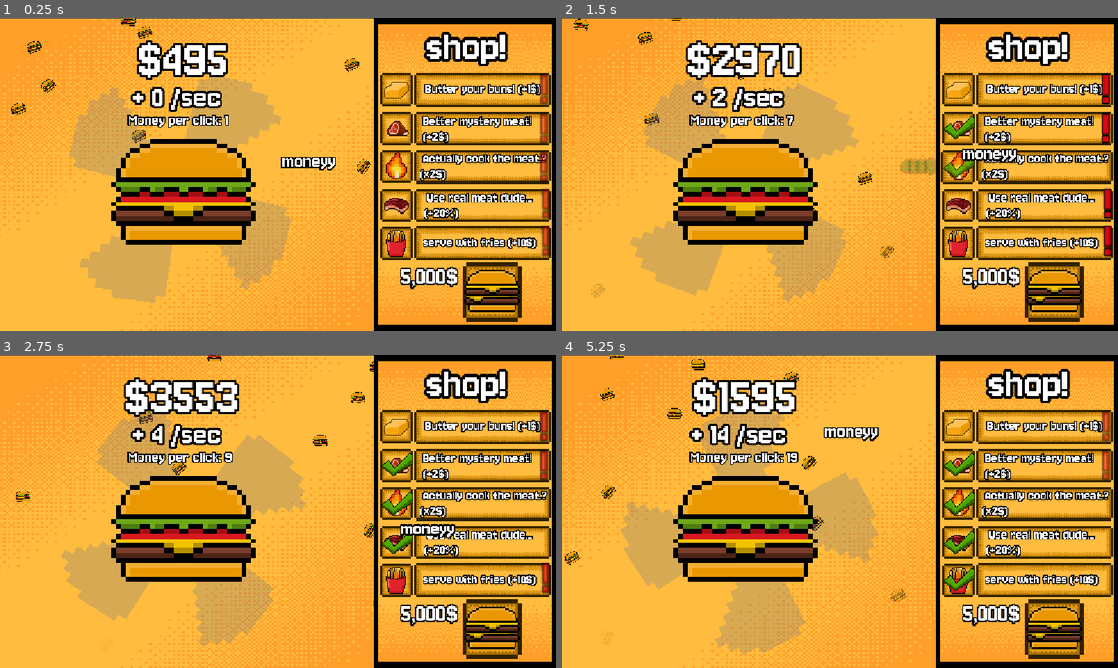
Above: before the commit, frames 1-4 (two rows, left to right).
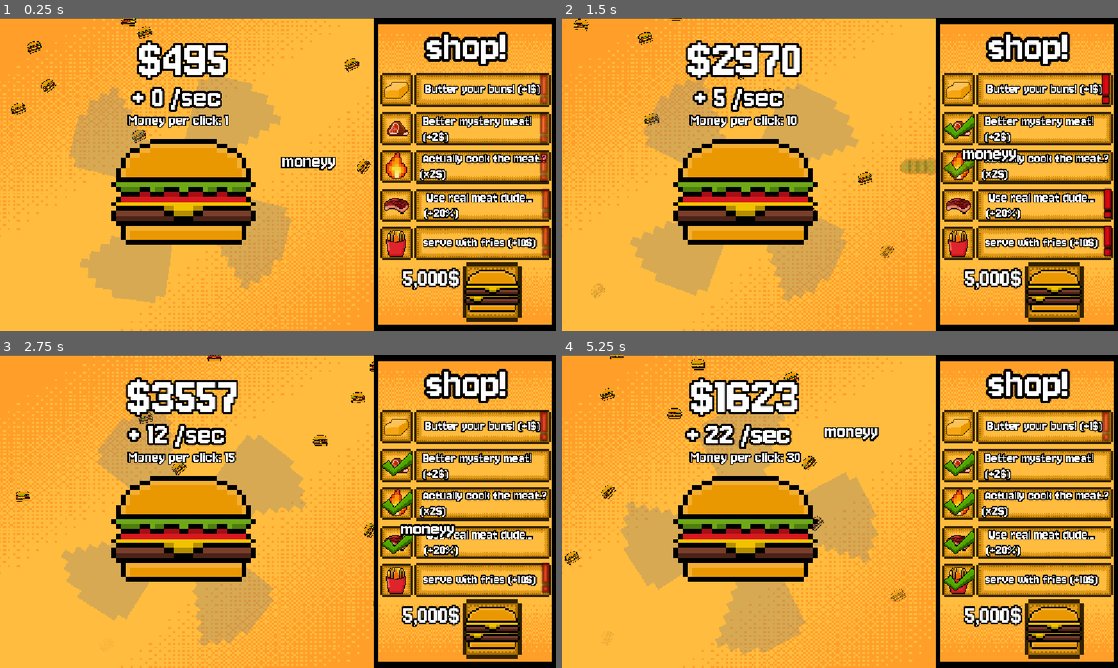
Above: after the commit, the same moments.

Repository: youswiftlmao/clicker_game
Game: Godot game, scene res://game.tscn
Same seed, same stepped clock (60 frames per second), same inputs: the game is played once before the commit and once after it. The project has no main scene, so this scene is started directly.
Inputs (mouse positions are in pixels of both pictures, inside the frame that each line leads up to):
- Up to frame 1 (0.25 s): no input
- Up to frame 2 (1.5 s): click (956, 127) at 0.5 s; click (956, 165) at 1.25 s
- Up to frame 3 (2.75 s): click (394, 542) at 2 s
- Up to frame 4 (5.25 s): click (956, 580) at 2.75 s; click "5,000$" at 3.5 s; tap Enter at 4.25 s; move the mouse to (778, 458) at 4.27 s; hold Right 4.28-5.03 s; tap Alt at 4.35 s; move the mouse to (823, 445) at 5.02 s; hold Down from 5.03 s (still down); tap Shift at 5.1 s

The runs differ from the first frame. In frame 1, 0.5% of the frame differs, in the area x 72-83%, y 79-87%; in frame 2, 1.0%; in frame 3, 2.2%; in frame 4, 2.4%, in the area x 22-99%, y 7-87%.

Commit message:
working on cheese burger upgrades and descripttion removed animations bugs and mouse filter bugs that stayed thru rennovations aka upgrades workibng on a click and money per that click indicator on top of the mouse fixed nd debugged wakatime angain and also my code yay :D

Diff:
--- a/game.tscn
+++ b/game.tscn
@@ -1046,6 +1046,42 @@
 &"fadin": SubResource("Animation_cfc7e")
 }
 
+[sub_resource type="Animation" id="Animation_2tki7"]
+length = 0.001
+tracks/0/type = "value"
+tracks/0/imported = false
+tracks/0/enabled = true
+tracks/0/path = NodePath(".:self_modulate")
+tracks/0/interp = 1
+tracks/0/loop_wrap = true
+tracks/0/keys = {
+"times": PackedFloat32Array(0),
+"transitions": PackedFloat32Array(1),
+"update": 0,
+"values": [Color(1, 1, 1, 1)]
+}
+
+[sub_resource type="Animation" id="Animation_ib7ph"]
+resource_name = "click"
+tracks/0/type = "value"
+tracks/0/imported = false
+tracks/0/enabled = true
+tracks/0/path = NodePath(".:self_modulate")
+tracks/0/interp = 1
+tracks/0/loop_wrap = true
+tracks/0/keys = {
+"times": PackedFloat32Array(0),
+"transitions": PackedFloat32Array(1),
+"update": 0,
+"values": [Color(1, 1, 1, 0)]
+}
+
+[sub_resource type="AnimationLibrary" id="AnimationLibrary_vuohh"]
+_data = {
+&"RESET": SubResource("Animation_2tki7"),
+&"click": SubResource("Animation_ib7ph")
+}
+
 [sub_resource type="Animation" id="Animation_m28ev"]
 resource_name = "new_animation"
 length = 15.0
@@ -1759,15 +1795,16 @@
 
 [node name="RichTextLabel" type="RichTextLabel" parent="CanvasLayer/UPGRDCHEZ" unique_id=1413445538]
 layout_mode = 0
-offset_left = -36.28675
-offset_top = -0.12824857
-offset_right = 123.81951
-offset_bottom = 73.73143
+offset_left = -79.468834
+offset_top = 0.6521505
+offset_right = 259.9113
+offset_bottom = 74.51183
 scale = Vector2(0.23071489, 0.23071489)
 theme_override_constants/outline_size = 12
 theme_override_fonts/normal_font = ExtResource("4_fc0e3")
 theme_override_font_sizes/normal_font_size = 64
 text = " 5,000$"
+horizontal_alignment = 2
 
 [node name="HAMGON" type="AnimationPlayer" parent="CanvasLayer" unique_id=759709668]
 libraries/ = SubResource("AnimationLibrary_cfc7e")
@@ -1784,6 +1821,9 @@
 theme_override_font_sizes/normal_font_size = 160
 text = " moneyy"
 script = ExtResource("7_5b14r")
+
+[node name="AnimationPlayer" type="AnimationPlayer" parent="CanvasLayer/cps" unique_id=840339787]
+libraries/ = SubResource("AnimationLibrary_vuohh")
 
 [node name="loadingscreen" type="Sprite2D" parent="." unique_id=1518520312]
 z_index = 3680
--- a/scripts/game.gd
+++ b/scripts/game.gd
@@ -55,6 +55,7 @@
 	money_per_sec_label.text = "+ " + str(moneypersec) + " /sec"
 
 	#this is the area where upgrade antexture ids are updated
+
 	if chez:
 		$"CanvasLayer/buttered buns".texture_normal = load("res://assets/ketchup.png")
 		$"CanvasLayer/buttered buns/FontArea/RichTextLabel".text = " ketchup for flavourrr"
@@ -64,11 +65,18 @@
  CHEDDA FROM FRANCE"
 		$"CanvasLayer/mystermy meat/FontArea2/150".text = " $1.25k"
 		$"CanvasLayer/cooking meat".texture_normal = load("res://assets/soda.png")
-		$"CanvasLayer/cooking meat/FontArea3/RichTextLabel2".text = " serve with soda"
-		$"CanvasLayer/cooking meat/FontArea3/400".text = "placeholder"
+
+		$"CanvasLayer/cooking meat/FontArea3/RichTextLabel2".text = " Pespi or coco cola?
+		hmmm.."
+		$"CanvasLayer/cooking meat/FontArea3/400".text = "$2.50k"
 		$"CanvasLayer/use real meat".texture_normal = load("res://assets/shipblocked.png")
+
+		$"CanvasLayer/use real meat/FontArea4/RichTextLabel3".text = " Political tensions (gulp) "
+		$"CanvasLayer/use real meat/FontArea4/900".text = "$7.00k"
 		$"CanvasLayer/serv w_ fried".texture_normal = load("res://assets/locLLysourcedmeatsmh.png")
+		$"CanvasLayer/serv w_ fried/FontArea5/2000".text = "$20,000"
 		$CanvasLayer/UPGRDCHEZ.texture_normal = load("res://assets/bigmacc.png")
+		$CanvasLayer/UPGRDCHEZ/RichTextLabel.text = "$70,000"
 		if money >= 500  and !bought1:
 			$CanvasLayer/BUY1/AnimationPlayer.play("fade")
 		else :
@@ -78,15 +86,19 @@
 			$CanvasLayer/BUY2/AnimationPlayer.play("fade")
 		else:
 			$CanvasLayer/BUY2/AnimationPlayer.stop()
+		if money >= 2500 and !bought3:
+			$CanvasLayer/BUY3/AnimationPlayer.play("fade")
+		else:
+			$CanvasLayer/BUY3/AnimationPlayer.stop()
 
 
 	if ham:
-		if money >= 50  :
+		if money >= 50  and !bought1 :
 			$CanvasLayer/BUY1/AnimationPlayer.play("fade")
 		else :
 			$CanvasLayer/BUY1/AnimationPlayer.stop()
 
-		if money >= 150 :
+		if money >= 150 and  !bought2 :
 			$CanvasLayer/BUY2/AnimationPlayer.play("fade")
 		else:
 			$CanvasLayer/BUY2/AnimationPlayer.stop()
@@ -144,8 +156,8 @@
 func _on_mystermy_meat_pressed() -> void:
 	if money >= 150 and ham:
 		money -= 150
-		moneyperclick += 2
-		moneypersec += 1
+		moneyperclick += 4
+		moneypersec += 2
 		$"CanvasLayer/mystermy meat/AnimationPlayer".play("pressed")
 		$CanvasLayer/Done2/AnimationPlayer.play("DONE")
 		$"CanvasLayer/mystermy meat".mouse_filter = Control.MOUSE_FILTER_IGNORE
@@ -163,29 +175,44 @@
 func _on_cooking_meat_pressed() -> void:
 	if money >= 400 and ham:
 		money -= 400
-		moneyperclick += 4
-		moneypersec += 1
+		moneyperclick += 5
+		moneypersec += 3
 		$"CanvasLayer/cooking meat/AnimationPlayer".play("pressed")
 		$CanvasLayer/Done3/AnimationPlayer.play("DONE")
 		$"CanvasLayer/cooking meat".mouse_filter = Control.MOUSE_FILTER_IGNORE
 		bought3 = true
 
+	if money >= 2500 and chez:
+		money -= 2500
+		moneyperclick += 10
+		moneypersec += 50
+		$"CanvasLayer/cooking meat/AnimationPlayer".play("pressed")
+		$CanvasLayer/Done3/AnimationPlayer.play("DONE")
+		$"CanvasLayer/cooking meat".mouse_filter = Control.MOUSE_FILTER_IGNORE
+		bought3 = true
 
 func _on_use_real_meat_pressed() -> void:
 	if money >= 900 and ham:
 		money -= 900
-		moneyperclick += 2
-		moneypersec += 2
+		moneyperclick += 5
+		moneypersec += 7
 		$"CanvasLayer/use real meat/AnimationPlayer".play("presed")
 		$CanvasLayer/Done4/AnimationPlayer.play("DONE")
 		$"CanvasLayer/use real meat".mouse_filter = Control.MOUSE_FILTER_IGNORE
 		bought4 = true
-
+	if money >= 7000 and chez:
+		money -= 7000
+		moneyperclick += 50
+		moneypersec += 50
+		$"CanvasLayer/use real meat/AnimationPlayer".play("presed")
+		$CanvasLayer/Done4/AnimationPlayer.play("DONE")
+		$"CanvasLayer/use real meat".mouse_filter = Control.MOUSE_FILTER_IGNORE
+		bought4 = true
 
 func _on_serv_w__fried_pressed() -> void:
 		if money >= 2000 and ham:
 			money -= 2000
-			moneyperclick += 10
+			moneyperclick += 15
 
 			moneypersec += 10
 			$"CanvasLayer/serv w_ fried/AnimationPlayer".play("pesed")
@@ -222,6 +249,18 @@
 		bought3 = false
 		bought4 = false
 		bought5 = false
-
+		$"CanvasLayer/mystermy meat/FontArea2/RichTextLabel".position.x -= 4
 		# ^ fixes layout issue
+		#fixing the issue where done icon appears b4 buying in chez stage
+		$CanvasLayer/Done1/AnimationPlayer.play("RESET")
+		$CanvasLayer/Done2/AnimationPlayer.play("RESET")
+		$CanvasLayer/Done3/AnimationPlayer.play("RESET")
+		$CanvasLayer/Done4/AnimationPlayer.play("RESET")
+		$CanvasLayer/Done5/AnimationPlayer.play("RESET")
+		#and fixing issue where mouse filter still ignores after rennovation to chez twt..
+		$"CanvasLayer/serv w_ fried".mouse_filter = Control.MOUSE_FILTER_STOP
+		$"CanvasLayer/use real meat".mouse_filter = Control.MOUSE_FILTER_STOP
+		$"CanvasLayer/cooking meat".mouse_filter = Control.MOUSE_FILTER_STOP
+		$"CanvasLayer/mystermy meat".mouse_filter = Control.MOUSE_FILTER_STOP
+		$"CanvasLayer/buttered buns".mouse_filter = Control.MOUSE_FILTER_STOP
 #upd nvm will add it whithing here only
Not shown, added: addons/godot_super-wakatime/ouch-x86_64-pc-windows-msvc.exe
